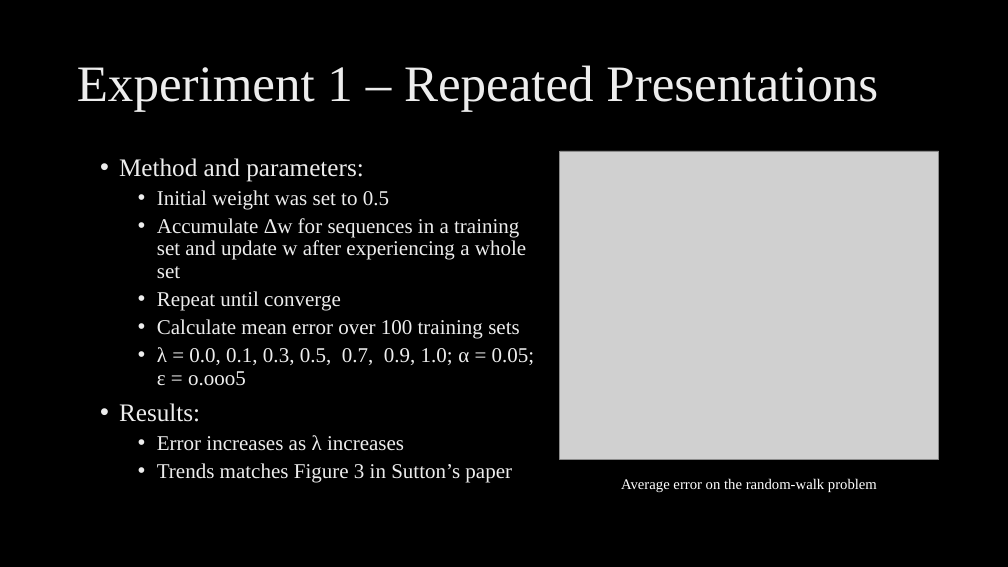
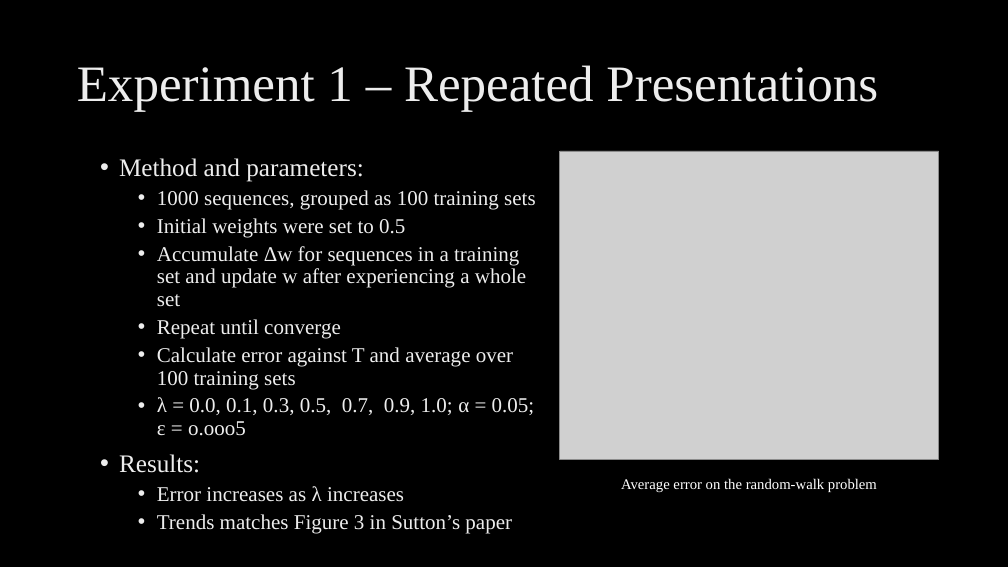
Before and after one commit to conge/RLFinalProject, a slide deck: slide 3 of finalProject_RL_8803_fall2015.pptx. Drawn at 1008x567 pixels with LibreOffice and Linux fonts; fonts in the diff are those of the drawing; grey boxes stand for pictures; background and template pictures are left out. Boxes give left, top, right and bottom in pixels: in the first picture for what was removed or moved away, otherwise in the second. Text is boxed around its words. In the diff, an @@ line names an element or a change of style, - is before the commit and + after.

```diff
--- a/finalProject_RL_8803_fall2015.pptx
+++ b/finalProject_RL_8803_fall2015.pptx
@@ text at [157, 190, 536, 238]: text changed @@
-  • Initial weight was set to 0.5
+  • 1000 sequences, grouped as 100 training sets
+  • Initial weights were set to 0.5
@@ text at [157, 347, 513, 389]: text changed @@
-  • Calculate mean error over 100 training sets
+  • Calculate error against T and average over 100 training sets
```
Also in this commit, not shown: 2 other slides changed, 2 other files.
